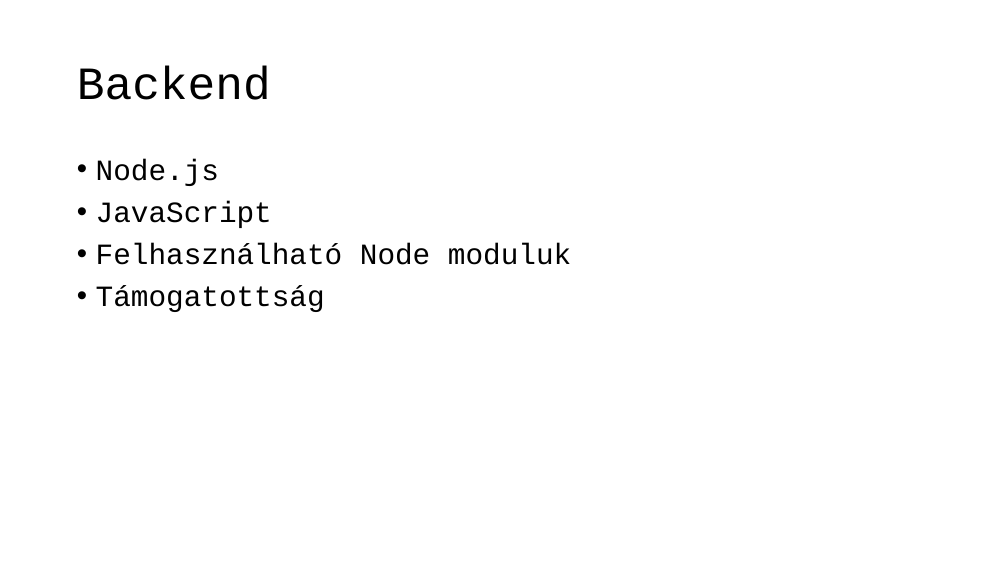
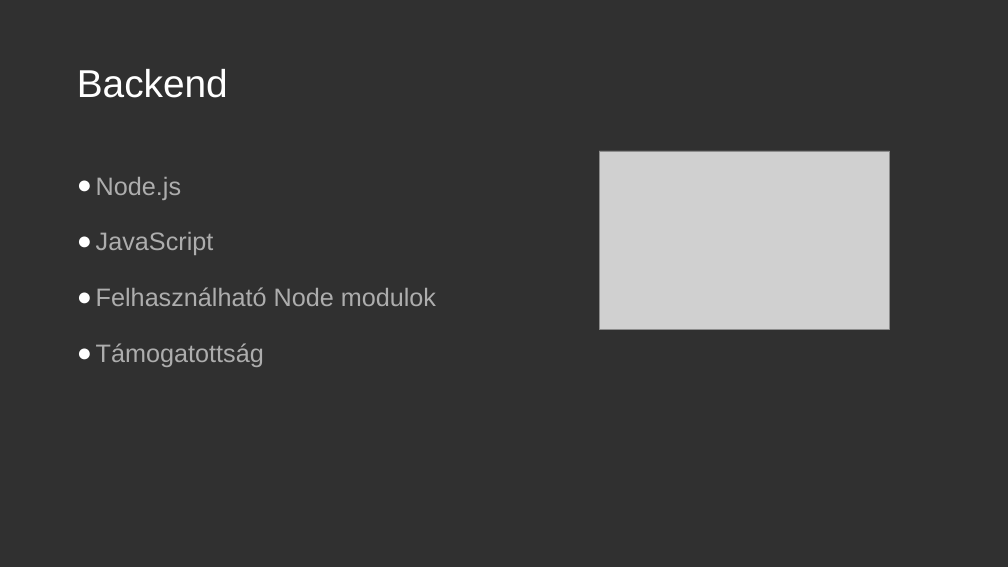
Before and after one commit to BencsikAttila/message-app, a slide deck: slide 4 of docs/Message-App.pptx. Drawn at 1008x567 pixels with LibreOffice and Linux fonts; fonts in the diff are those of the drawing; grey boxes stand for pictures. Boxes give left, top, right and bottom in pixels: in the first picture for what was removed or moved away, otherwise in the second. Text is boxed around its words. In the diff, an @@ line names an element or a change of style, - is before the commit and + after.

```diff
--- a/docs/Message-App.pptx
+++ b/docs/Message-App.pptx
@@ background #FFFFFF to #303030 @@
@@ title "Backend" at (77,69,228,98): size 44 to 37 pt, font Courier New to Arial, text colour #000000 to #FFFFFF @@
@@ text at (96,177,264,367): size 28 to 24 pt, font Courier New to Arial, text colour #000000 to #ADADAD in "Node.js", "JavaScript", "Támogatottság"; bullet • to ●; line spacing 0.9 to 1.5; less space between paragraphs; more space between paragraphs @@
@@ picture added at (600,151,890,330) @@
@@ text at (96,287,436,306): text changed; size 28 to 24 pt; font Courier New to Arial; text colour #000000 to #ADADAD @@
-• Felhasználható Node moduluk
+● Felhasználható Node modulok
```
Also in this commit, not shown: 8 other slides changed, 3 slides added, 3 slides removed.
